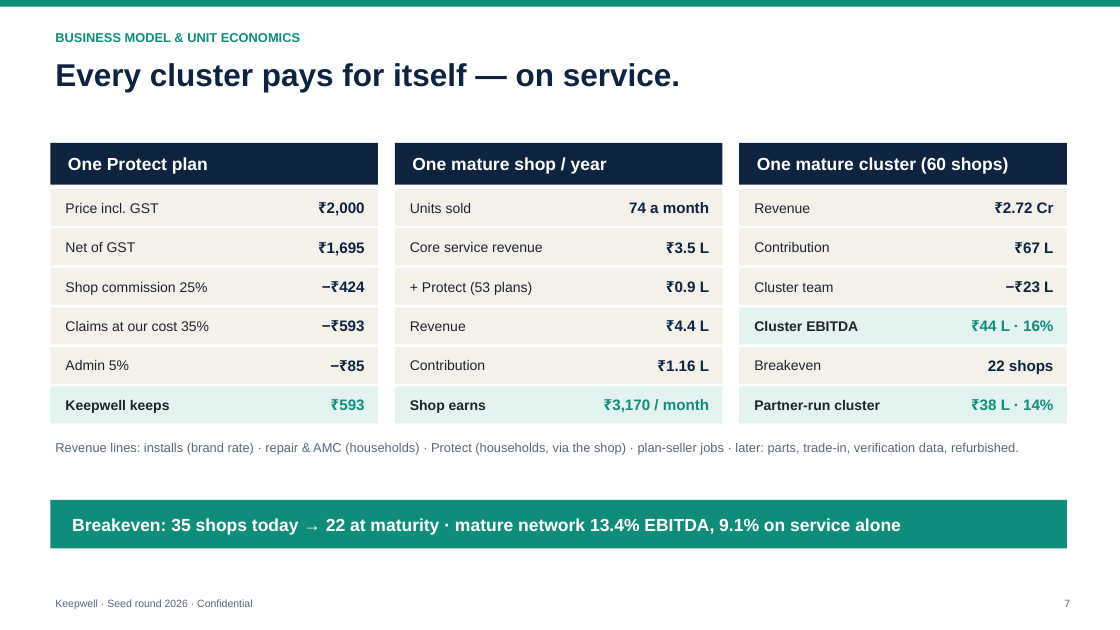
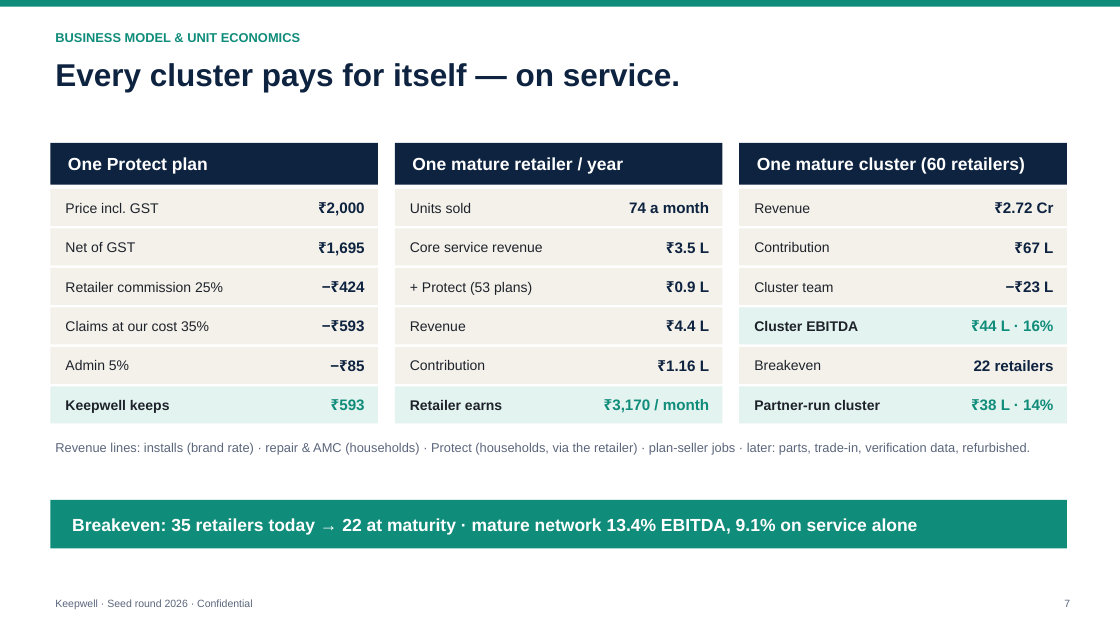
Before and after one commit to PrathyushaKalluri/keepwell, a slide deck: slide 7 of pitch_v2/deck/Keepwell_Seed_Deck.pptx. Drawn at 1120x630 pixels with LibreOffice and Linux fonts; fonts in the diff are those of the drawing. Boxes give left, top, right and bottom in pixels: in the first picture for what was removed or moved away, otherwise in the second. Text is boxed around its words. In the diff, an @@ line names an element or a change of style, - is before the commit and + after.

```diff
--- a/pitch_v2/deck/Keepwell_Seed_Deck.pptx
+++ b/pitch_v2/deck/Keepwell_Seed_Deck.pptx
@@ text at (412,157,623,174): text changed @@
-One mature shop / year
+One mature retailer / year
@@ text at (757,157,1025,174): text changed @@
-One mature cluster (60 shops)
+One mature cluster (60 retailers)
@@ text at (65,282,223,292): text changed @@
-Shop commission 25%
+Retailer commission 25%
@@ text at (974,360,1054,371): text changed @@
-22 shops
+22 retailers
@@ text at (410,400,502,410): text changed @@
-Shop earns
+Retailer earns
@@ text at (55,442,1030,454): text changed @@
-Revenue lines: installs (brand rate) · repair & AMC (households) · Protect (households, via the shop) · plan-seller jobs · later: parts, trade-in, verification data, refurbished.
+Revenue lines: installs (brand rate) · repair & AMC (households) · Protect (households, via the retailer) · plan-seller jobs · later: parts, trade-in, verification data, refurbished.
@@ text at (72,518,918,535): text changed @@
-Breakeven: 35 shops today → 22 at maturity · mature network 13.4% EBITDA, 9.1% on service alone
+Breakeven: 35 retailers today → 22 at maturity · mature network 13.4% EBITDA, 9.1% on service alone
```
Also in this commit, not shown: 12 other slides changed, 1 slide added, 1 slide removed, 40 other files.
